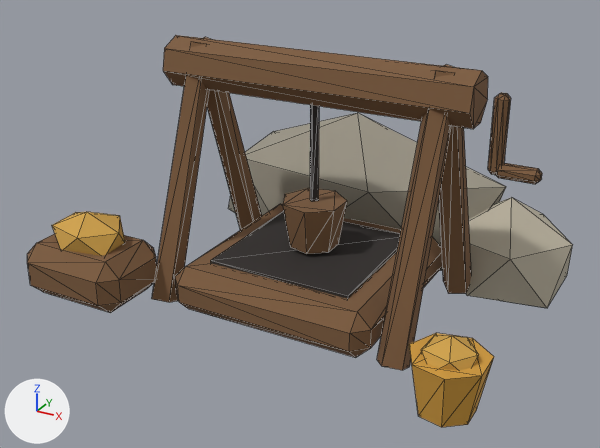
What one commit did to the glTF model public/terrain-study/settlements/ns-mine-winch.glb.
Before and after are seen from a 50 mm camera at (0.452, -0.879, 0.522) aimed at (-0.028, -0.005, 0.085). The axes (+X, +Y, +Z) are drawn at lower left. The lights are the same throughout. The older version comes first. Mesh edges are drawn as thin lines. Vertices at exactly the same position are counted once.
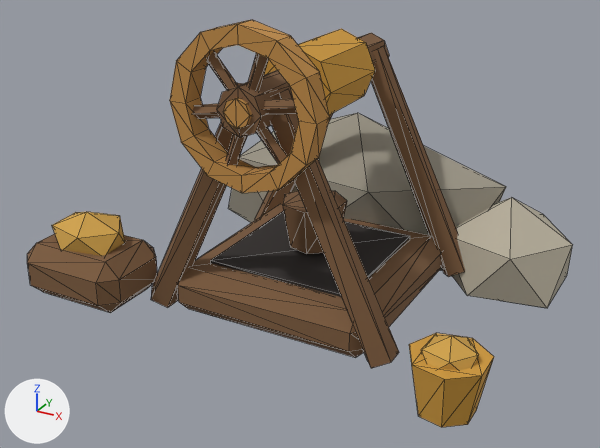
Location of each change, [x1, y1, x2, y2] in pixels of the pictures (600 x 448 px):
'Icosphere', reshaped
    before: [27, 35, 573, 427]
    after: [27, 20, 573, 427]
part 1 of me_icosphere_006, added
    after: [217, 33, 389, 138]
part 2 of me_icosphere_006, added (orange)
    after: [264, 29, 375, 115]
part 3 of me_icosphere_006, added (orange)
    after: [223, 97, 252, 129]
part 4 of me_icosphere_006, added (orange)
    after: [170, 20, 330, 193]
part 5 of me_icosphere_006, deleted (brown)
    before: [488, 93, 511, 175]
part 6 of me_icosphere_006, deleted (brown)
    before: [496, 163, 542, 184]
part 7 of me_icosphere_006, deleted (brown)
    before: [163, 35, 488, 129]
part 8 of me_icosphere_006, reshaped
    before: [152, 37, 471, 370]
    after: [151, 46, 465, 368]

The change, as a diff of the scene's bpy script:
```diff
--- a/public/terrain-study/settlements/ns-mine-winch.glb.py
+++ b/public/terrain-study/settlements/ns-mine-winch.glb.py
@@ mat_work_bronze @@
+mat_work_bronze = principled_material('Work bronze')
+mat_work_bronze.base_color = (0.521, 0.258, 0.063)  # orange #bf8b47
+mat_work_bronze.roughness = 0.94
@@ me_icosphere_006 @@
 # used by ob_icosphere; location = (-0.04, 0.19, 0.05)
-me_icosphere_006.from_pydata(...)  # 240 vertices, 416 faces; spans x -0.275..0.327, y -0.415..0.104, z -0.127..0.267
+me_icosphere_006.from_pydata(...)  # 300 vertices, 520 faces; spans x -0.275..0.327, y -0.415..0.104, z -0.127..0.324
+# me_icosphere_006 part 1: a new loose piece, an 8-sided cylinder along y spanning x 0.013..0.067, y -0.376..-0.051, z 0.208..0.262, in mat_ns_timber (brown #7c5b3d)
+# me_icosphere_006 part 2: a new loose piece, an 8-sided cylinder along y spanning x -0.007..0.087, y -0.261..-0.141, z 0.188..0.282, in mat_ns_old_straw (orange #cf9a3c)
+# me_icosphere_006 part 3: a new loose piece, an 8-sided cylinder along y spanning x 0.024..0.056, y -0.381..-0.339, z 0.219..0.251, in mat_work_bronze (orange #bf8b47)
+# me_icosphere_006 part 4: a new loose piece of 48 vertices spanning x -0.049..0.129, y -0.374..-0.346, z 0.146..0.324, in mat_work_bronze (orange #bf8b47)
+# me_icosphere_006 part 5: the loose piece of 24 vertices spanning x 0.257..0.273, y -0.218..-0.202, z 0.155..0.245 is deleted
+# me_icosphere_006 part 6: the loose piece of 24 vertices spanning x 0.265..0.315, y -0.218..-0.202, z 0.152..0.168 is deleted
+# me_icosphere_006 part 7: the loose piece of 14 vertices spanning x -0.16..0.24, y -0.241..-0.179, z 0.206..0.267 is deleted
+# me_icosphere_006 part 8
+# 38 vertices are removed from x -0.14..0.216, y -0.338..-0.082, z -0.056..0.265
+# 64 faces are deleted
+# 64 vertices are added at x -0.13..0.207, y -0.368..-0.062, z -0.048..0.308
+# 100 new faces join them, mat_ns_timber (brown #7c5b3d)
 me_icosphere_006.materials.append(mat_ns_mine_rock)
@@ me_icosphere_006 @@
 me_icosphere_006.materials.append(mat_ns_old_straw)
+me_icosphere_006.materials.append(mat_work_bronze)  # orange #bf8b47
```
